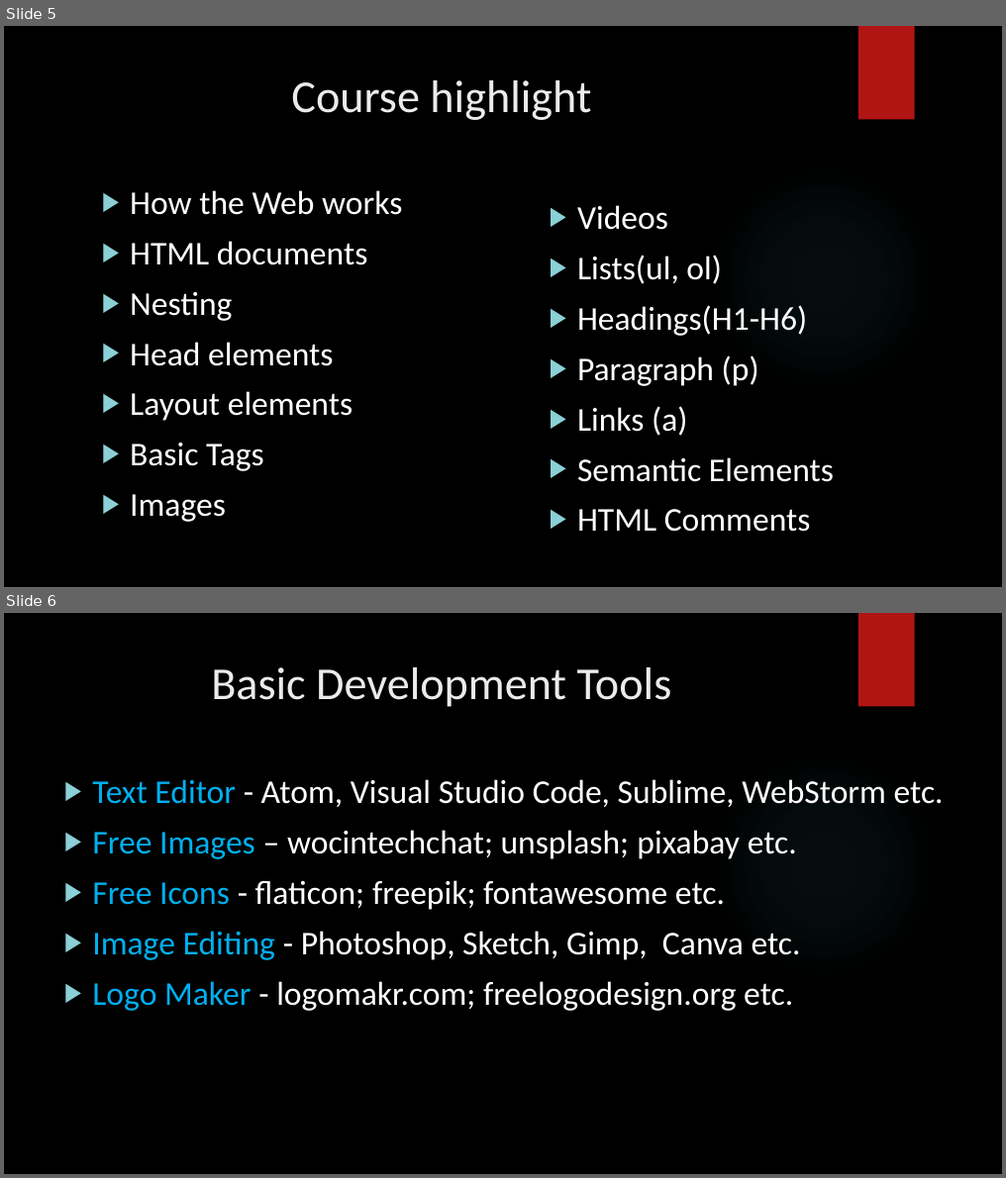
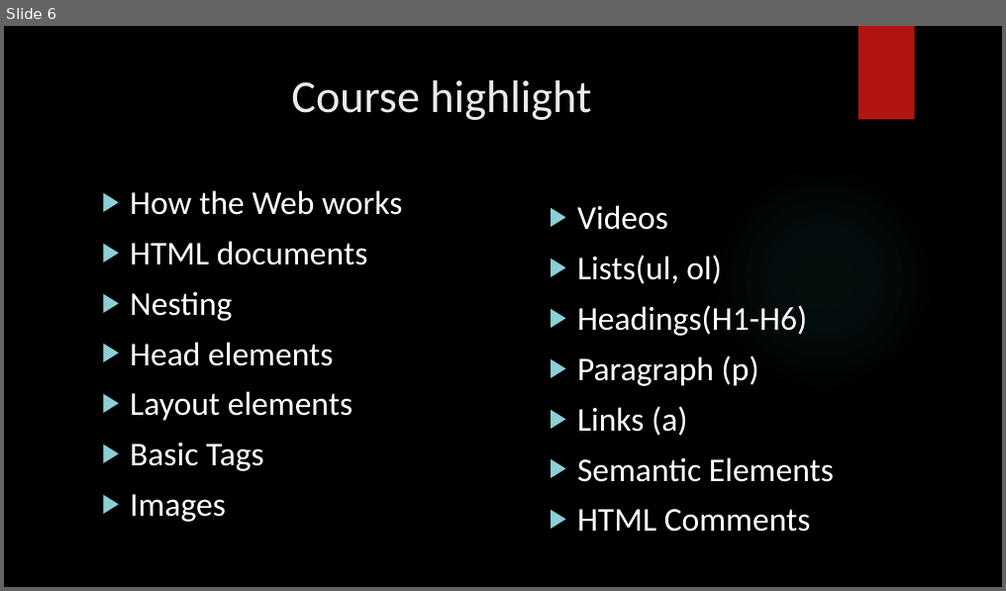
Before and after one commit to Code-Preach/Lectures, a slide deck: HTML/HTML.pptx. Shown one above the other, each under a label of ours: slides 5 and 6 before the commit, slide 6 after it. The pictures are 1006x1178 and 1006x591 pixels, drawn with LibreOffice and Linux fonts; fonts in the diff are those of the drawing; background and template pictures are left out. Boxes give left, top, right and bottom in pixels: in the first picture for what was removed or moved away, otherwise in the second. Text is boxed around its words. In the diff, an @@ line names an element or a change of style, - is before the commit and + after.

```diff
--- a/HTML/HTML.pptx
+++ b/HTML/HTML.pptx
@@ slide 6 removed at [4,613,1002,1174], background picture (left out); not listed: 2 template elements that a slide beside it also shows @@
@@ title removed at [211,667,672,707] @@
-Basic Development Tools
@@ text removed at [92,779,944,1011] @@
-▶ Text Editor - Atom, Visual Studio Code, Sublime, WebStorm etc.
-▶ Free Images – wocintechchat; unsplash; pixabay etc.
-▶ Free Icons - flaticon; freepik; fontawesome etc.
-▶ Image Editing - Photoshop, Sketch, Gimp, Canva etc.
-▶ Logo Maker - logomakr.com; freelogodesign.org etc.
@@ what was slide 5 is now slide 6 @@
```
Also in this commit, not shown: 4 slides changed, 2 slides added, 1 other slide removed, 18 other files.
